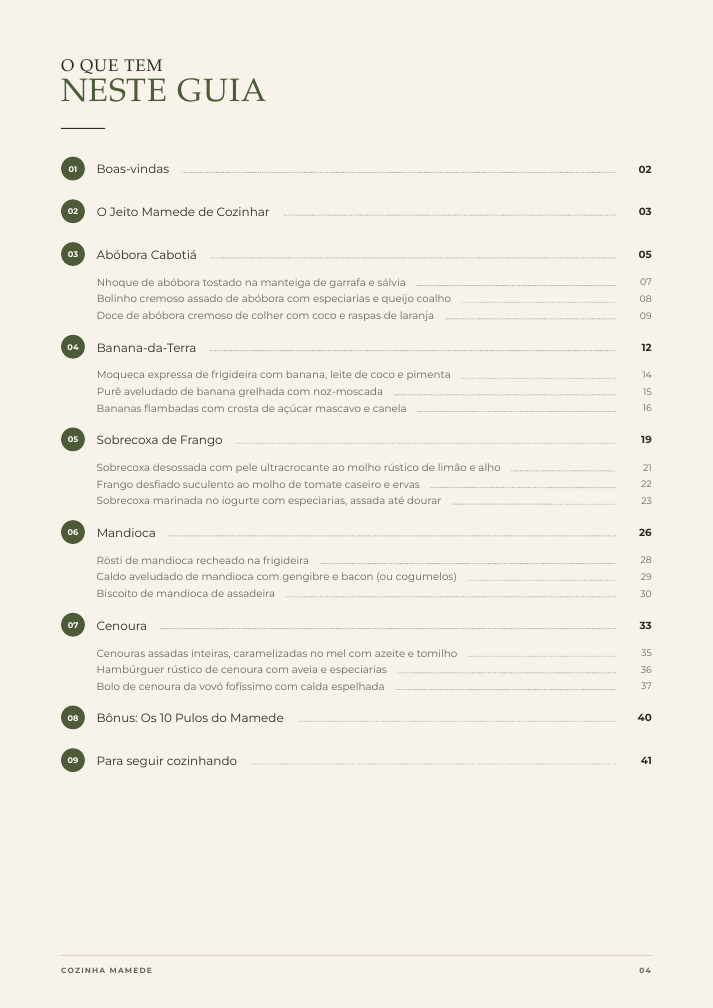
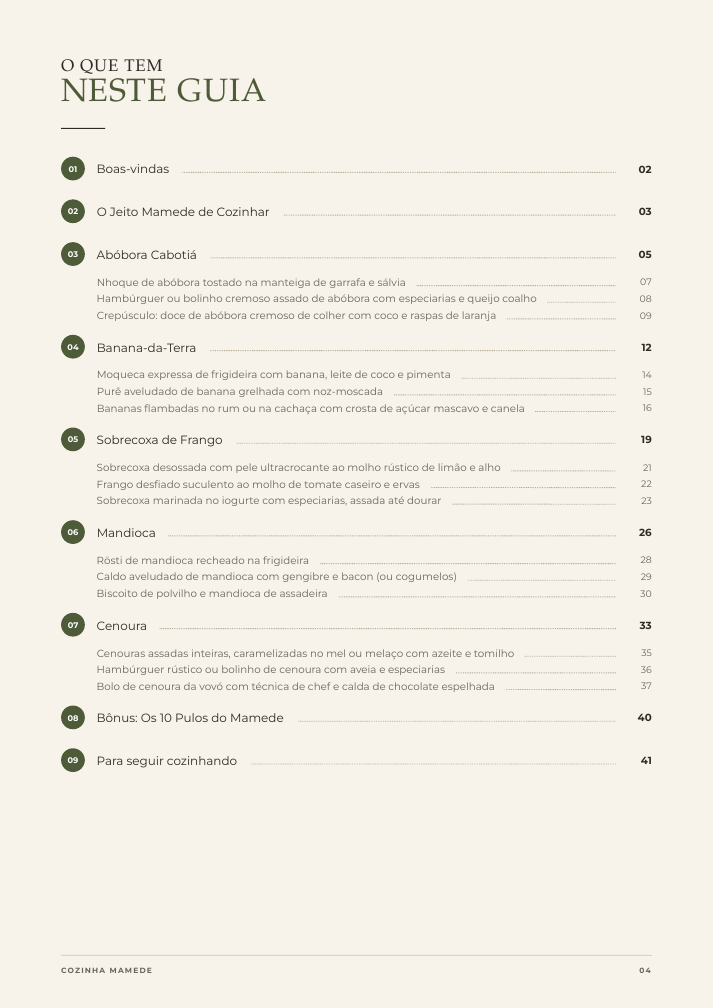
Before and after one commit to monelleayabamensah-hub/ebook-receitas, a slide deck: slide 4 of Cozinha-Mamede-Canva.pptx. Drawn at 713x1008 pixels with LibreOffice and Linux fonts; fonts in the diff are those of the drawing. Boxes give left, top, right and bottom in pixels: in the first picture for what was removed or moved away, otherwise in the second. Text is boxed around its words. In the diff, an @@ line names an element or a change of style, - is before the commit and + after.

```diff
--- a/Cozinha-Mamede-Canva.pptx
+++ b/Cozinha-Mamede-Canva.pptx
@@ text at box(97, 294, 536, 304): text changed @@
-Bolinho cremoso assado de abóbora com especiarias e queijo coalho
+Hambúrguer ou bolinho cremoso assado de abóbora com especiarias e queijo coalho
@@ text at box(97, 311, 496, 321): text changed @@
-Doce de abóbora cremoso de colher com coco e raspas de laranja
+Crepúsculo: doce de abóbora cremoso de colher com coco e raspas de laranja
@@ line moved from (445, 319) - (616, 319) to (507, 319) - (616, 319) @@
@@ line moved from (462, 303) - (616, 303) to (547, 303) - (616, 303) @@
@@ text at box(97, 404, 525, 414): text changed @@
-Bananas flambadas com crosta de açúcar mascavo e canela
+Bananas flambadas no rum ou na cachaça com crosta de açúcar mascavo e canela
@@ line moved from (417, 411) - (616, 411) to (535, 411) - (616, 411) @@
@@ text at box(97, 589, 328, 599): text changed @@
-Biscoito de mandioca de assadeira
+Biscoito de polvilho e mandioca de assadeira
@@ line moved from (286, 597) - (616, 597) to (339, 597) - (616, 597) @@
@@ text at box(97, 649, 514, 659): text changed @@
-Cenouras assadas inteiras, caramelizadas no mel com azeite e tomilho
+Cenouras assadas inteiras, caramelizadas no mel ou melaço com azeite e tomilho
@@ line moved from (468, 656) - (616, 656) to (525, 656) - (616, 656) @@
@@ text at box(97, 665, 445, 675): text changed @@
-Hambúrguer rústico de cenoura com aveia e especiarias
+Hambúrguer rústico ou bolinho de cenoura com aveia e especiarias
@@ text at box(97, 682, 495, 692): text changed @@
-Bolo de cenoura da vovó fofíssimo com calda espelhada
+Bolo de cenoura da vovó com técnica de chef e calda de chocolate espelhada
@@ line moved from (398, 673) - (616, 673) to (456, 673) - (616, 673) @@
@@ line moved from (396, 690) - (616, 690) to (506, 690) - (616, 690) @@
```
Also in this commit, not shown: 25 other slides changed, 5 other files.
